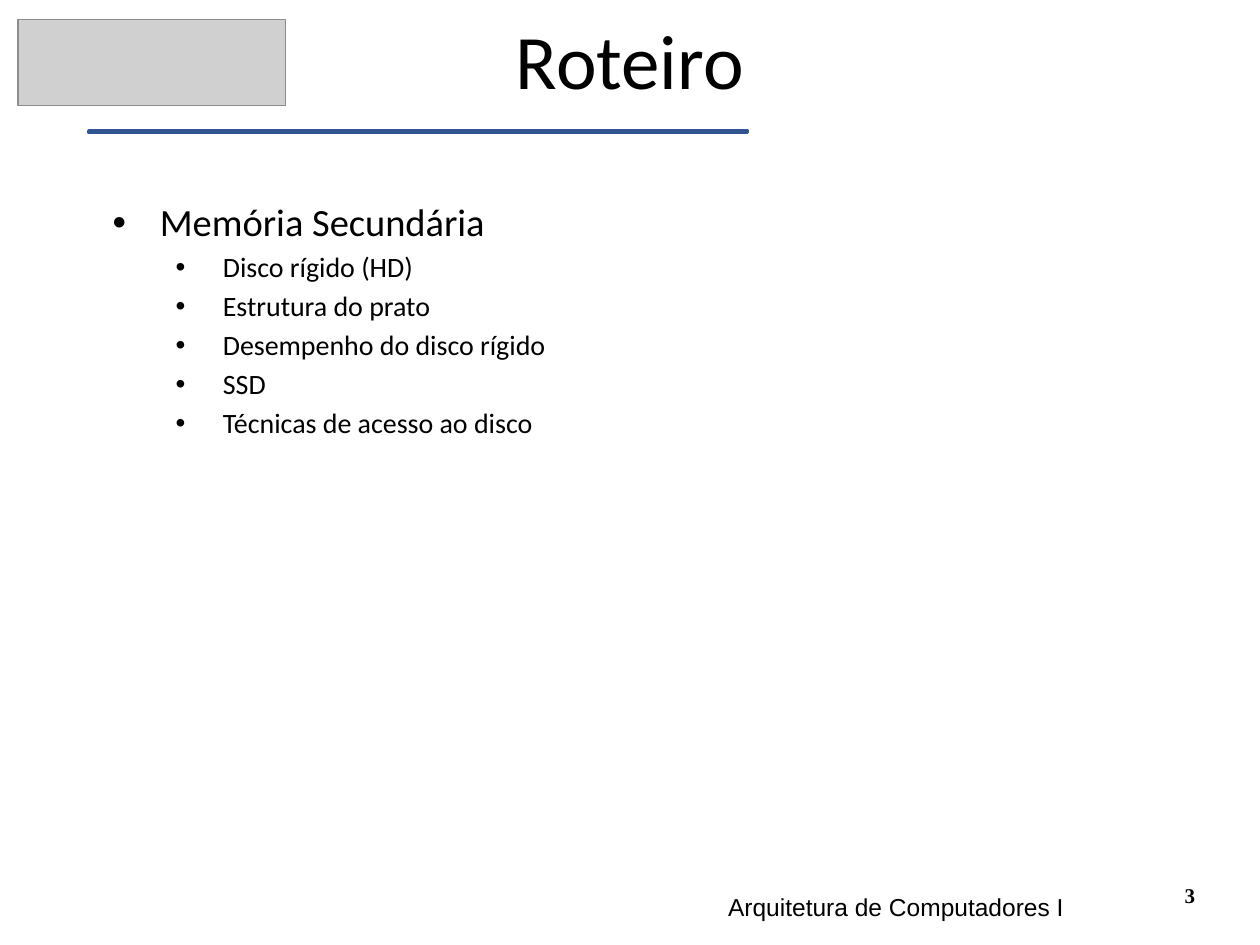
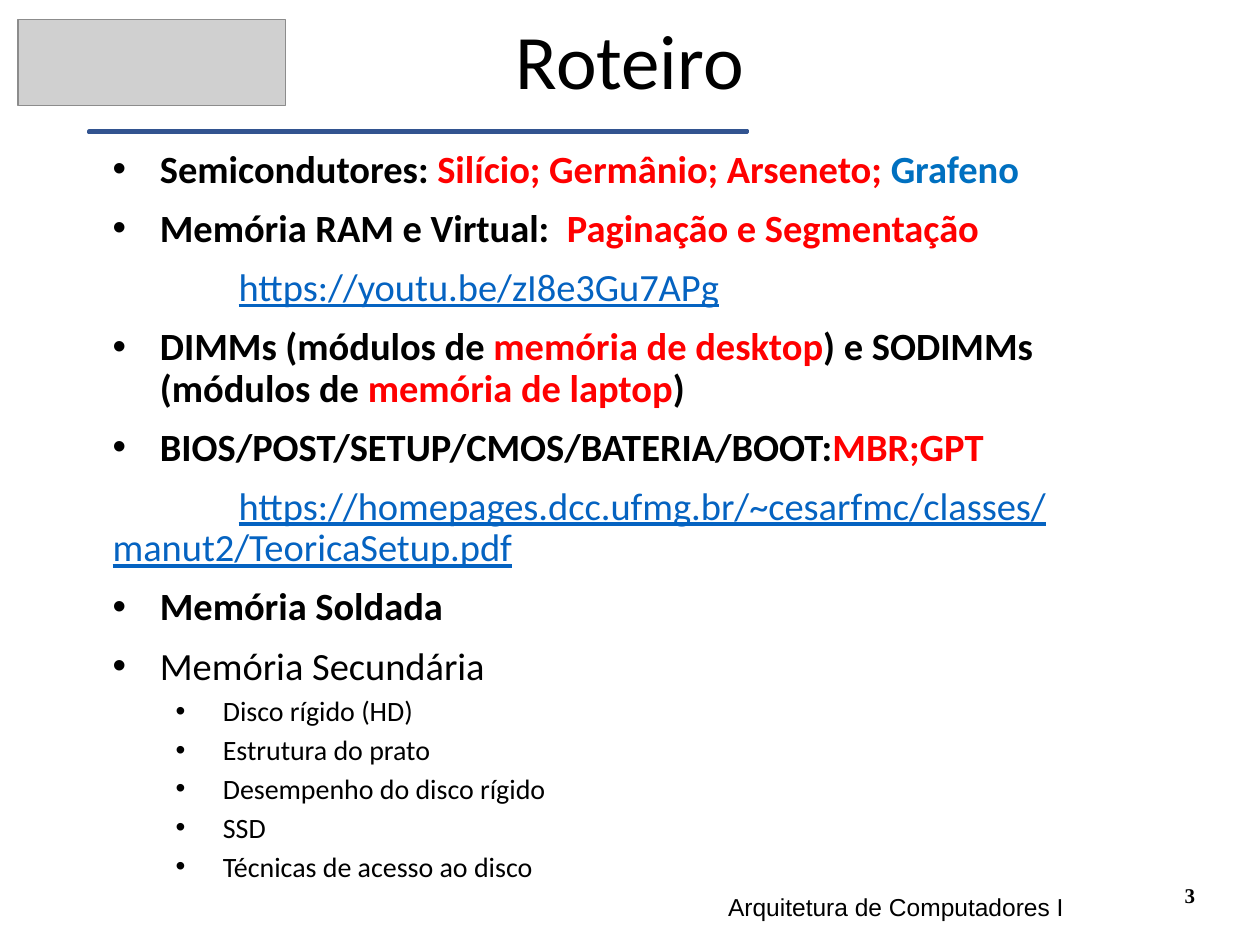
Before and after one commit to CloudEducationBrazil/WydenArquiteturaComputadores, a slide deck: slide 3 of 01 Classes/Aula4 - Arquitetura - Memória Secundária.pptx. Drawn at 1260x945 pixels with LibreOffice and Linux fonts; fonts in the diff are those of the drawing; grey boxes stand for pictures. Boxes give left, top, right and bottom in pixels: in the first picture for what was removed or moved away, otherwise in the second. Text is boxed around its words. In the diff, an @@ line names an element or a change of style, - is before the commit and + after.

```diff
--- a/01 Classes/Aula4 - Arquitetura - Memória Secundária.pptx
+++ b/01 Classes/Aula4 - Arquitetura - Memória Secundária.pptx
@@ text "Semicondutores: Silício; Germânio; Arseneto; Grafeno": place and size @@
-text "Semicondutores: Silício; Germânio; Arseneto; Grafeno" at bbox=[160, 209, 545, 434]
+text "Semicondutores: Silício; Germânio; Arseneto; Grafeno" at bbox=[113, 156, 1046, 878]
@@ text at bbox=[113, 156, 1046, 621]: paragraphs added @@
+• Semicondutores: Silício; Germânio; Arseneto; Grafeno
+• Memória RAM e Virtual: Paginação e Segmentação
+https://youtu.be/zI8e3Gu7APg
+• DIMMs (módulos de memória de desktop) e SODIMMs (módulos de memória de laptop)
+• BIOS/POST/SETUP/CMOS/BATERIA/BOOT:MBR;GPT
+https://homepages.dcc.ufmg.br/~cesarfmc/classes/manut2/TeoricaSetup.pdf
+• Memória Soldada
```
Also in this commit, not shown: 3 other files.
